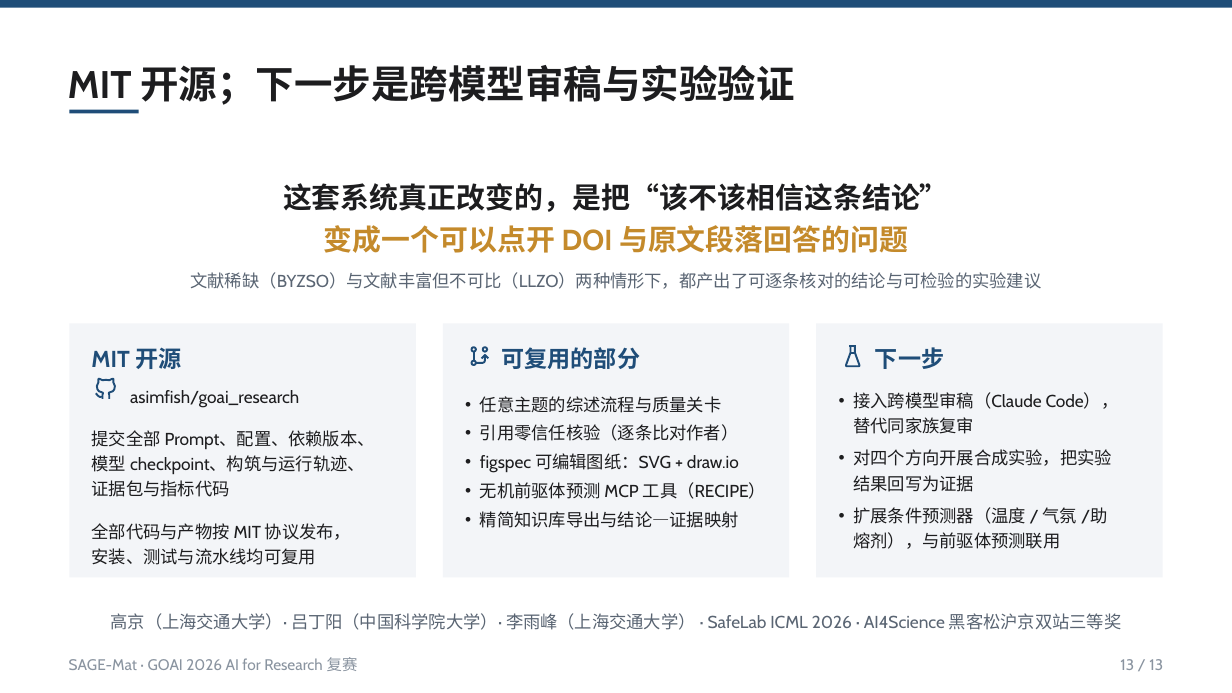
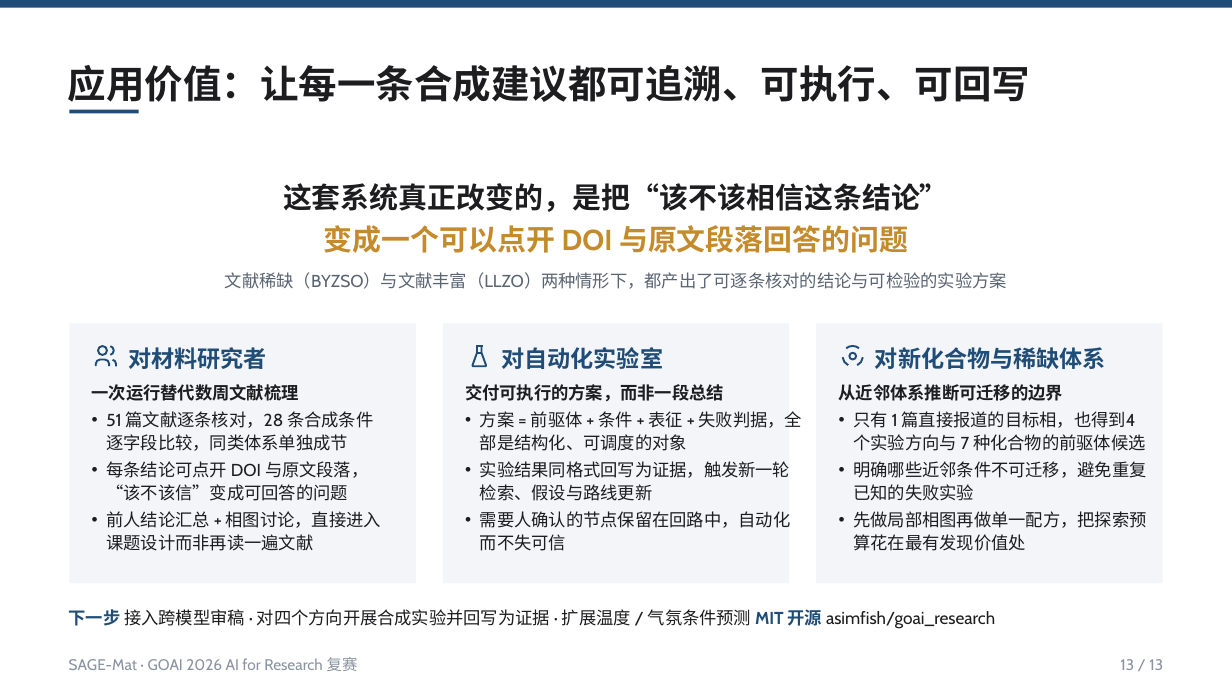
Before and after one commit to asimfish/goai_research, a slide deck: slide 13 of submission/goai_final/deck/SAGE-Mat_复赛方案说明.pptx. Drawn at 1232x693 pixels with LibreOffice and Linux fonts; fonts in the diff are those of the drawing. Boxes give left, top, right and bottom in pixels: in the first picture for what was removed or moved away, otherwise in the second. Text is boxed around its words. In the diff, an @@ line names an element or a change of style, - is before the commit and + after.

```diff
--- a/submission/goai_final/deck/SAGE-Mat_复赛方案说明.pptx
+++ b/submission/goai_final/deck/SAGE-Mat_复赛方案说明.pptx
@@ text removed at <box>68,65,794,105</box> @@
-MIT 开源；下一步是跨模型审稿与实验验证
@@ text added at <box>68,65,1030,102</box>, 30 pt, text #1D1D1F, bold @@
+应用价值：让每一条合成建议都可追溯、可执行、可回写
@@ text at <box>225,272,1007,289</box>: text changed @@
-文献稀缺（BYZSO）与文献丰富但不可比（LLZO）两种情形下，都产出了可逐条核对的结论与可检验的实验建议
+文献稀缺（BYZSO）与文献丰富（LLZO）两种情形下，都产出了可逐条核对的结论与可检验的实验方案
@@ rectangle: place and size @@
-rectangle at <box>69,323,416,578</box>
+rectangle at <box>69,323,416,583</box>
@@ rectangle: place and size @@
-rectangle at <box>443,323,789,578</box>
+rectangle at <box>443,323,789,583</box>
@@ rectangle: place and size @@
-rectangle at <box>816,323,1163,578</box>
+rectangle at <box>816,323,1163,583</box>
@@ freeform shape: place and size @@
-freeform shape at <box>476,355,485,363</box>
+freeform shape at <box>472,346,486,366</box>
@@ freeform shape: place and size @@
-freeform shape at <box>482,355,488,359</box>
+freeform shape at <box>476,346,482,347</box>
@@ freeform shape: place and size @@
-freeform shape at <box>482,348,487,352</box>
+freeform shape at <box>477,353,482,354</box>
@@ text added at <box>501,347,663,369</box>, 18 pt, text #1F4D78, bold @@
+对自动化实验室
@@ freeform shape: place and size @@
-freeform shape at <box>850,353,855,354</box>
+freeform shape at <box>843,358,848,366</box>
@@ freeform shape: place and size @@
-freeform shape at <box>847,346,860,366</box>
+freeform shape at <box>847,346,860,348</box>
@@ freeform shape: place and size @@
-freeform shape at <box>849,346,856,347</box>
+freeform shape at <box>849,353,856,360</box>
@@ text removed at <box>875,347,944,369</box> @@
-下一步
@@ group added at <box>92,346,381,551</box>: 3 freeform shapes, 2 texts @@
+对材料研究者
+一次运行替代数周文献梳理
+• 51 篇文献逐条核对，28 条合成条件逐字段比较，同类体系单独成节
+• 每条结论可点开 DOI 与原文段落，“该不该信”变成可回答的问题
+• 前人结论汇总 + 相图讨论，直接进入课题设计而非再读一遍文献
@@ freeform shape: place and size @@
-freeform shape at <box>96,379,116,399</box>
+freeform shape at <box>96,360,110,366</box>
@@ text added at <box>465,384,802,551</box>, 13.5 pt, text #1D1D1F @@
+交付可执行的方案，而非一段总结
+• 方案 = 前驱体 + 条件 + 表征 + 失败判据，全部是结构化、可调度的对象
+• 实验结果同格式回写为证据，触发新一轮检索、假设与路线更新
+• 需要人确认的节点保留在回路中，自动化而不失可信
@@ group added at <box>839,347,1146,551</box>: 2 freeform shapes, 2 texts @@
+对新化合物与稀缺体系
+从近邻体系推断可迁移的边界
+• 只有 1 篇直接报道的目标相，也得到4 个实验方向与 7 种化合物的前驱体候选
+• 明确哪些近邻条件不可迁移，避免重复已知的失败实验
+• 先做局部相图再做单一配方，把探索预算花在最有发现价值处
@@ group removed at <box>471,347,766,528</box>: 3 freeform shapes, 2 texts @@
-可复用的部分
-• 任意主题的综述流程与质量关卡
-• 引用零信任核验（逐条比对作者）
-• figspec 可编辑图纸：SVG + draw.io
-• 无机前驱体预测 MCP 工具（RECIPE）
-• 精简知识库导出与结论—证据映射
@@ text removed at <box>853,392,1119,549</box> @@
-• 接入跨模型审稿（Claude Code），替代同家族复审
-• 对四个方向开展合成实验，把实验结果回写为证据
-• 扩展条件预测器（温度 / 气氛 /助熔剂），与前驱体预测联用
@@ group removed at <box>91,347,375,565</box>: 6 texts @@
-MIT 开源
-asimfish/goai_research
-提交全部 Prompt、配置、依赖版本、
-模型 checkpoint、构筑与运行轨迹、
-证据包与指标代码
-全部代码与产物按 MIT 协议发布，安装、测试与流水线均可复用
@@ text added at <box>69,609,995,629</box>, 13.5 pt, text #1D1D1F @@
+下一步 接入跨模型审稿 · 对四个方向开展合成实验并回写为证据 · 扩展温度 / 气氛条件预测 MIT 开源 asimfish/goai_research
@@ text removed at <box>111,613,1122,630</box> @@
-高京（上海交通大学）· 吕丁阳（中国科学院大学）· 李雨峰（上海交通大学） · SafeLab ICML 2026 · AI4Science 黑客松沪京双站三等奖
```
Also in this commit, not shown: 8 other slides changed, 2 slides added, 2 slides removed, 46 other files.
